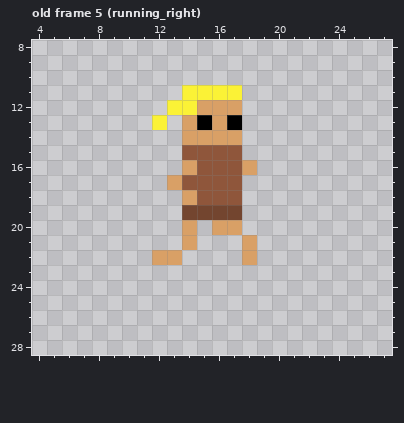
Two states of a pixel-art file, Assets/Sprites/Cave_Man/running_caveman.aseprite. The first picture shows the starting point.
32x32 pixels, 27 frames. Shown: old frame 5 (running_right): x 4..27, y 8..28. The commit also changed other frames, which this record leaves out.
Once edited:
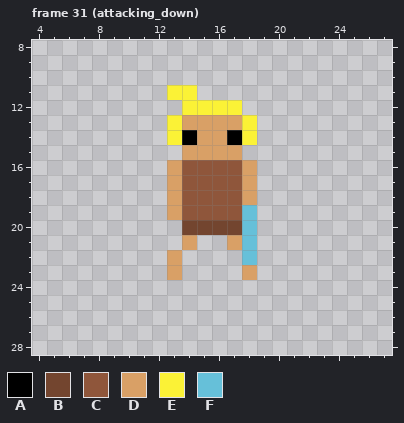
Palette (. is transparent): A #000000  B #73452f  C #8f563b  D #d9a066  E #fbf236  F #66c0d9
A new or re-ordered frame is compared with the old frame closest to it.
From the commit log: added the down attack movment
Edits made:
frames 27 -> 31
layer "Layer 2" now shown
Changed rows in their new state; - is an unchanged pixel.
Frame 31 (attacking_down) is new; against old frame 5 (running_right), layers "Layer 2", "Layer 1":
first column x 12:
11 -E-...-
12 -.-EEE-
13 .E-D-DE
14 -EA--AE
15 --DDDD-
16 -DC----
17 ------D
18 -DC---D
19 -DCCCCF
20 --BBBBF
21 -----DF
22 .-----F
23 -D----D
Where, in picture pixels (left, top, right, bottom), the same in both pictures:
changed: (152, 85, 257, 280)
